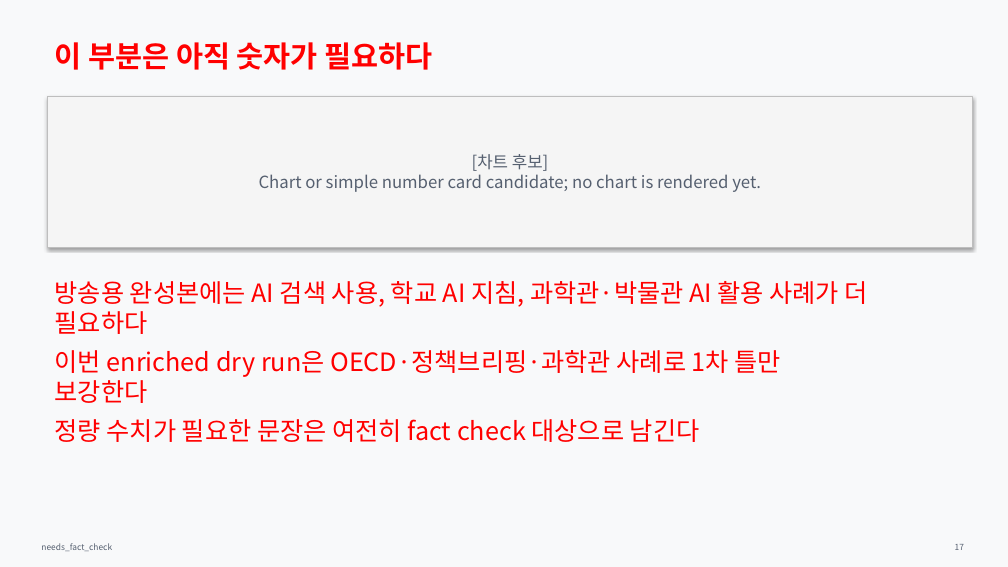
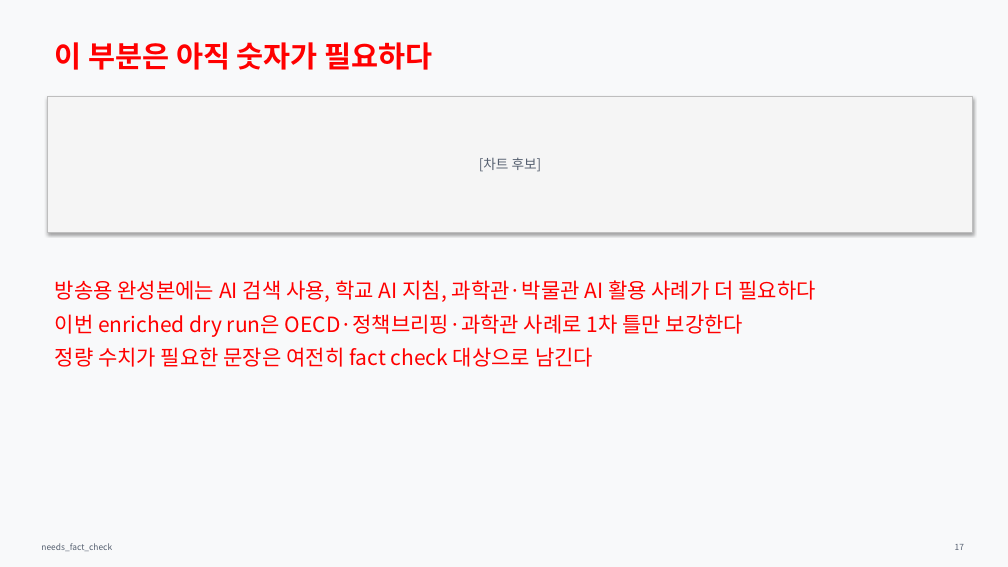
Before and after one commit to Rlearnchan/luddite, a slide deck: slide 17 of outputs/pptx/ai_knowledge_institution_styled_draft.pptx. Drawn at 1008x567 pixels with LibreOffice and Linux fonts; fonts in the diff are those of the drawing. Boxes give left, top, right and bottom in pixels: in the first picture for what was removed or moved away, otherwise in the second. Text is boxed around its words. In the diff, an @@ line names an element or a change of style, - is before the commit and + after.

```diff
--- a/outputs/pptx/ai_knowledge_institution_styled_draft.pptx
+++ b/outputs/pptx/ai_knowledge_institution_styled_draft.pptx
@@ rectangle "[차트 후보]": place and size @@
-rectangle "[차트 후보]" at box(48, 96, 973, 247)
+rectangle "[차트 후보]" at box(48, 96, 973, 232)
@@ text in rectangle at box(479, 157, 542, 172): text changed; size 16 to 13 pt @@
-[차트 후보]
-Chart or simple number card candidate; no chart is rendered yet.
+[차트 후보]
@@ text "방송용 완성본에는 AI 검색 사용, ..." at box(55, 280, 815, 367): size 24 to 20 pt @@
```
Also in this commit, not shown: 21 other slides changed, 7 other files.
